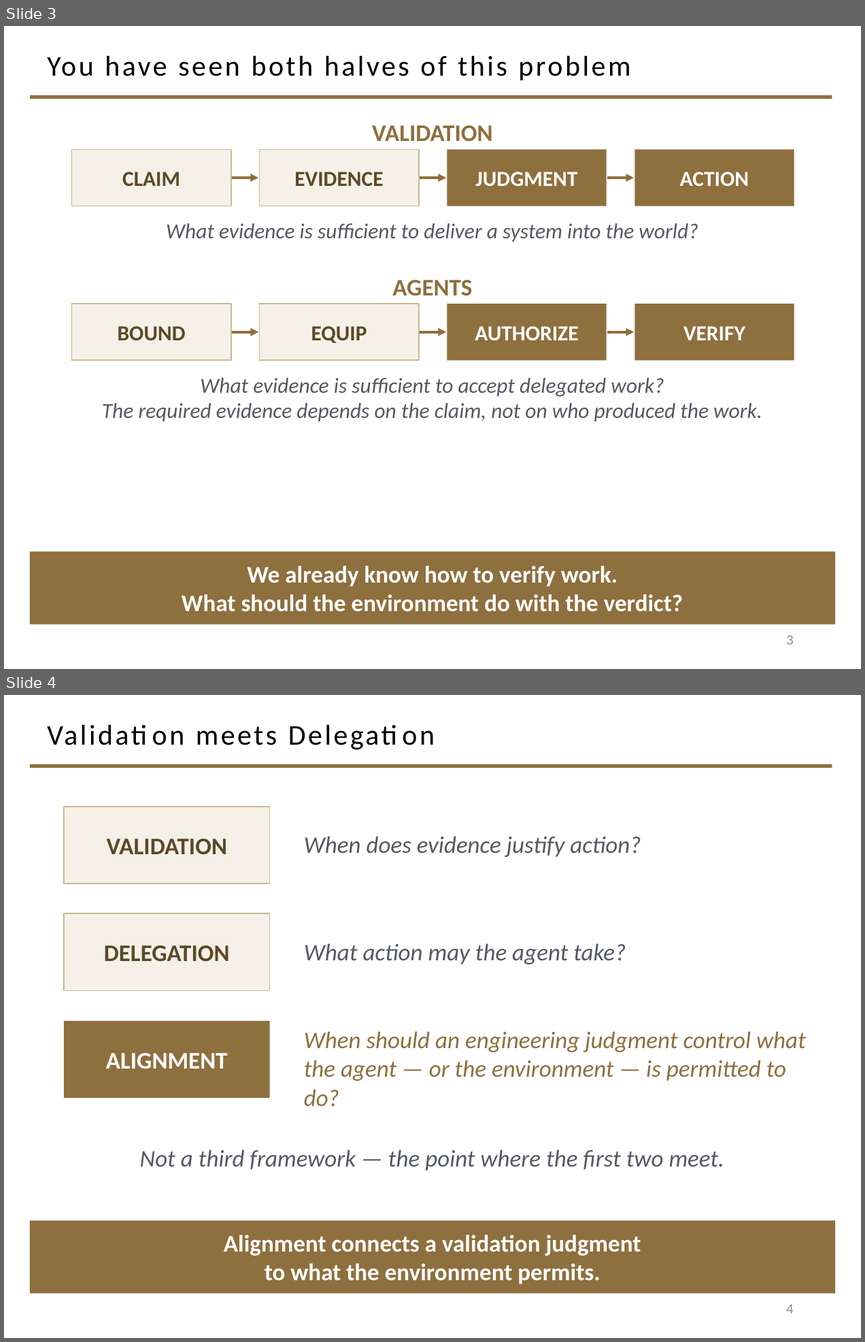
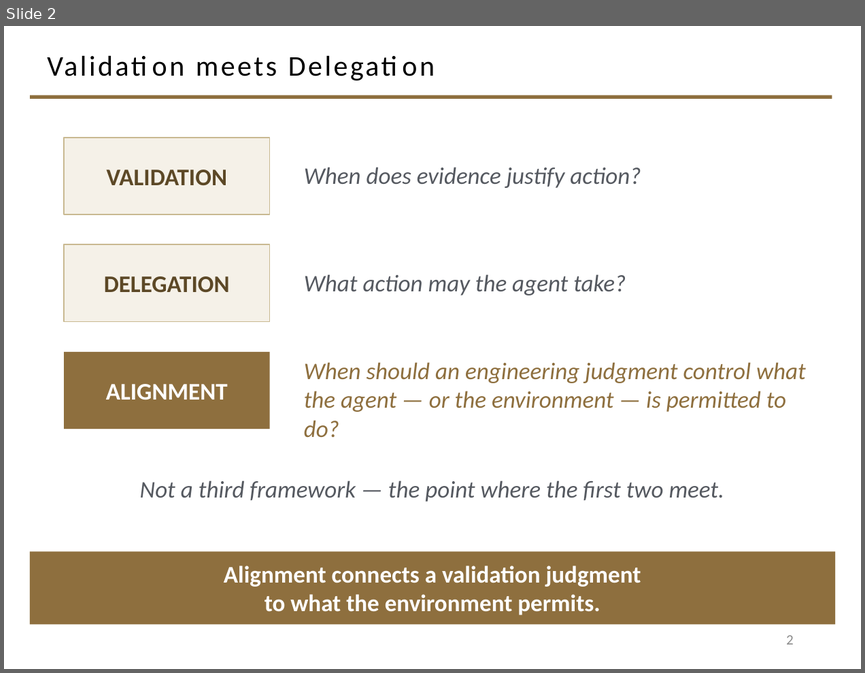
Before and after one commit to davisjam/model-based-agentic-software-engineering, a slide deck: course/lectures/act-2-delegation-and-control/03-alignment/2-3-Alignment.pptx. Shown one above the other, each under a label of ours: slides 3 and 4 before the commit, slide 2 after it. The pictures are 865x1342 and 865x673 pixels, drawn with LibreOffice and Linux fonts; fonts in the diff are those of the drawing; background and template pictures are left out. Boxes give left, top, right and bottom in pixels: in the first picture for what was removed or moved away, otherwise in the second. Text is boxed around its words. In the diff, an @@ line names an element or a change of style, - is before the commit and + after.

```diff
--- a/course/lectures/act-2-delegation-and-control/03-alignment/2-3-Alignment.pptx
+++ b/course/lectures/act-2-delegation-and-control/03-alignment/2-3-Alignment.pptx
@@ slide 3 removed at <box>4,26,861,669</box>, background #FFFFFF; not listed: 1 template element that a slide beside it also shows @@
@@ title removed at <box>47,55,630,80</box> @@
-You have seen both halves of this problem
@@ text removed at <box>372,125,493,142</box> @@
-VALIDATION
@@ rectangle removed at <box>72,149,231,206</box> @@
-CLAIM
@@ rectangle removed at <box>259,149,419,206</box> @@
-EVIDENCE
@@ rectangle removed at <box>447,149,606,206</box> @@
-JUDGMENT
@@ rectangle removed at <box>634,149,794,206</box> @@
-ACTION
@@ arrow removed from (232, 178) to (258, 178) @@
@@ arrow removed from (419, 178) to (446, 178) @@
@@ arrow removed from (607, 178) to (634, 178) @@
@@ text removed at <box>166,223,698,242</box> @@
-What evidence is sufficient to deliver a system into the world?
@@ text removed at <box>392,280,472,296</box> @@
-AGENTS
@@ rectangle removed at <box>72,303,231,360</box> @@
-BOUND
@@ rectangle removed at <box>259,303,419,360</box> @@
-EQUIP
@@ rectangle removed at <box>447,303,606,360</box> @@
-AUTHORIZE
@@ rectangle removed at <box>634,303,794,360</box> @@
-VERIFY
@@ arrow removed from (232, 332) to (258, 332) @@
@@ arrow removed from (419, 332) to (446, 332) @@
@@ arrow removed from (607, 332) to (634, 332) @@
@@ text removed at <box>102,378,762,421</box> @@
-What evidence is sufficient to accept delegated work?
-The required evidence depends on the claim, not on who produced the work.
@@ rectangle removed at <box>30,551,835,624</box> @@
-We already know how to verify work.
-What should the environment do with the verdict?
@@ page number removed at <box>786,635,793,644</box> @@
-3
@@ what was slide 4 is now slide 2 @@
@@ page number at <box>786,635,793,644</box>: text changed @@
-4
+2
```
Also in this commit, not shown: 14 slides changed, 6 other slides removed.
